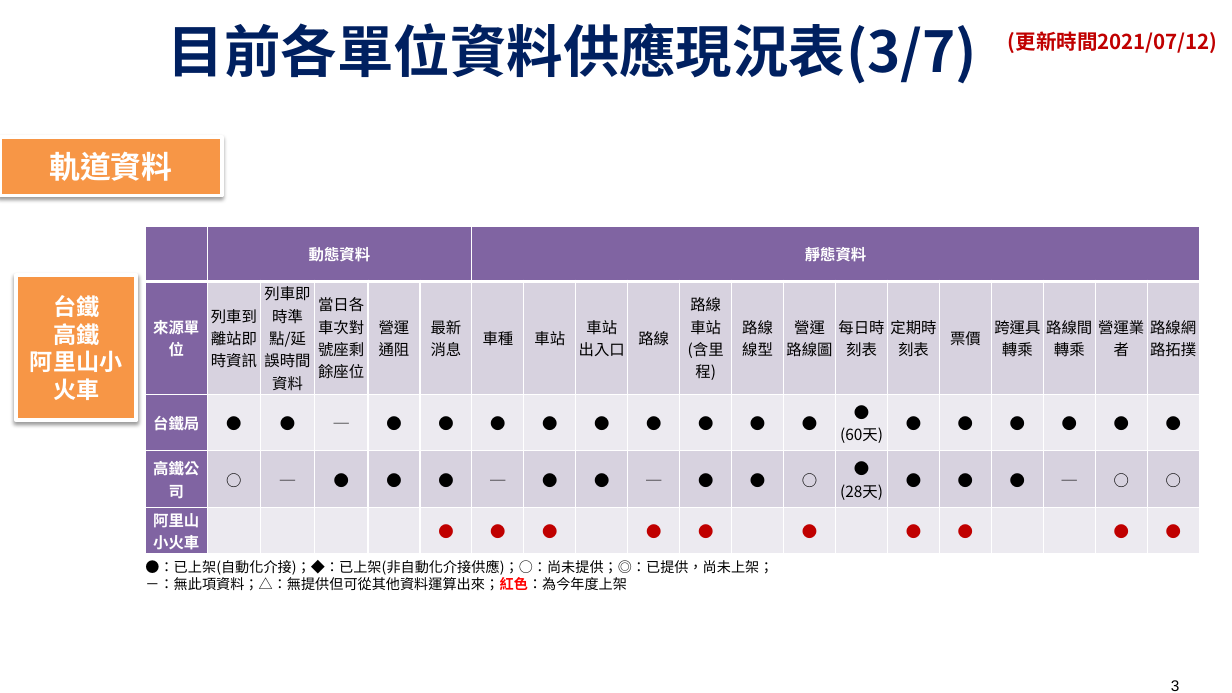
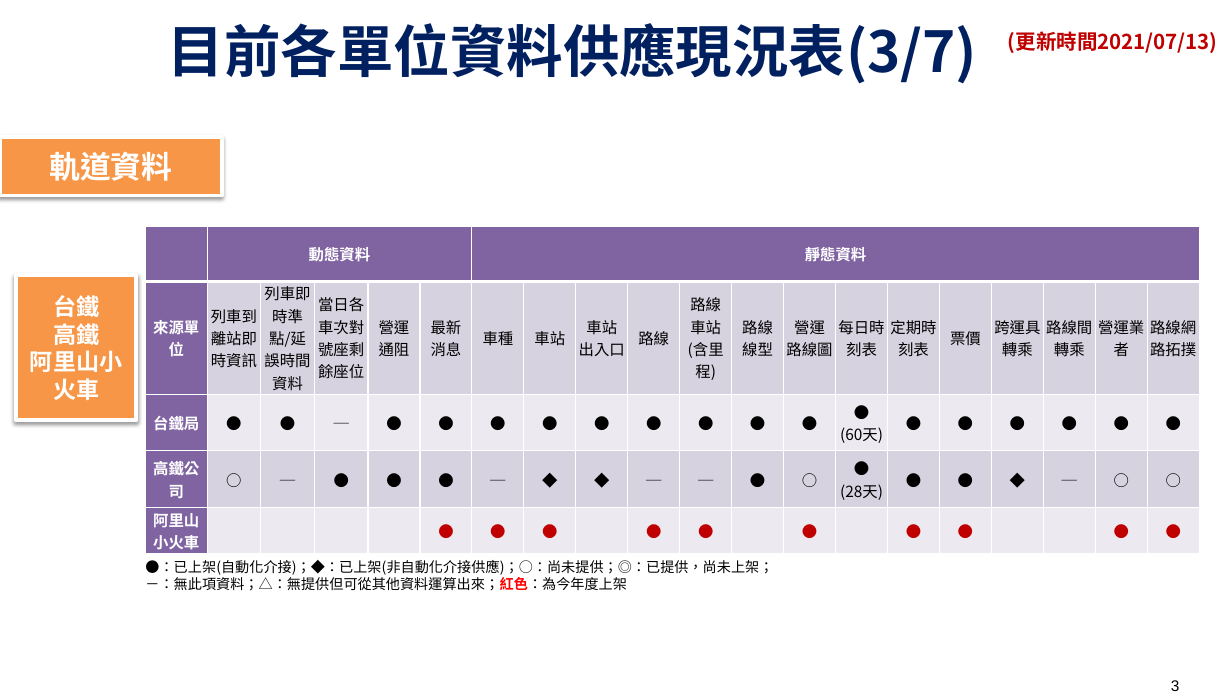
Before and after one commit to ptxmotc/data-provide-status, a slide deck: slide 3 of 各單位資料供應現況表.pptx. Drawn at 1232x693 pixels with LibreOffice and Linux fonts; fonts in the diff are those of the drawing; background and template pictures are left out. Boxes give left, top, right and bottom in pixels: in the first picture for what was removed or moved away, otherwise in the second. Text is boxed around its words. In the diff, an @@ line names an element or a change of style, - is before the commit and + after.

Commit message:
軌道更新
標註自動化&非自動化

```diff
--- a/各單位資料供應現況表.pptx
+++ b/各單位資料供應現況表.pptx
@@ text at <box>1008,31,1218,53</box>: text changed @@
-(更新時間2021/07/12)
+(更新時間2021/07/13)
@@ table at <box>145,226,1196,554</box> @@
-row 4: 高鐵公司 | ○ | ─ | ● | ● | ● | ─ | ● | ● | ─ | ● | ● | ○ | ● / (28天) | ● | ● | ● | ─ | ○ | ○
+row 4: 高鐵公司 | ○ | ─ | ● | ● | ● | ─ | ◆ | ◆ | ─ | ─ | ● | ○ | ● / (28天) | ● | ● | ◆ | ─ | ○ | ○
```
Also in this commit, not shown: 8 other slides changed, 1 other file.
